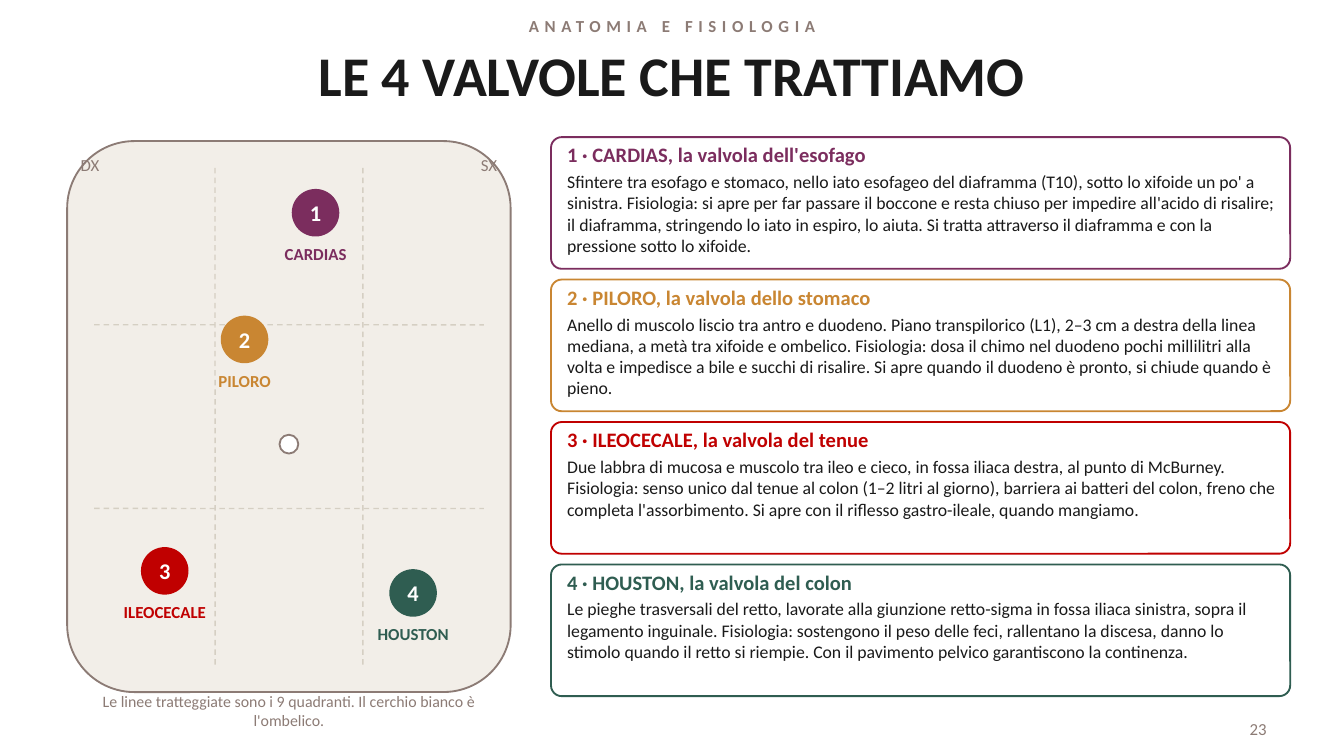
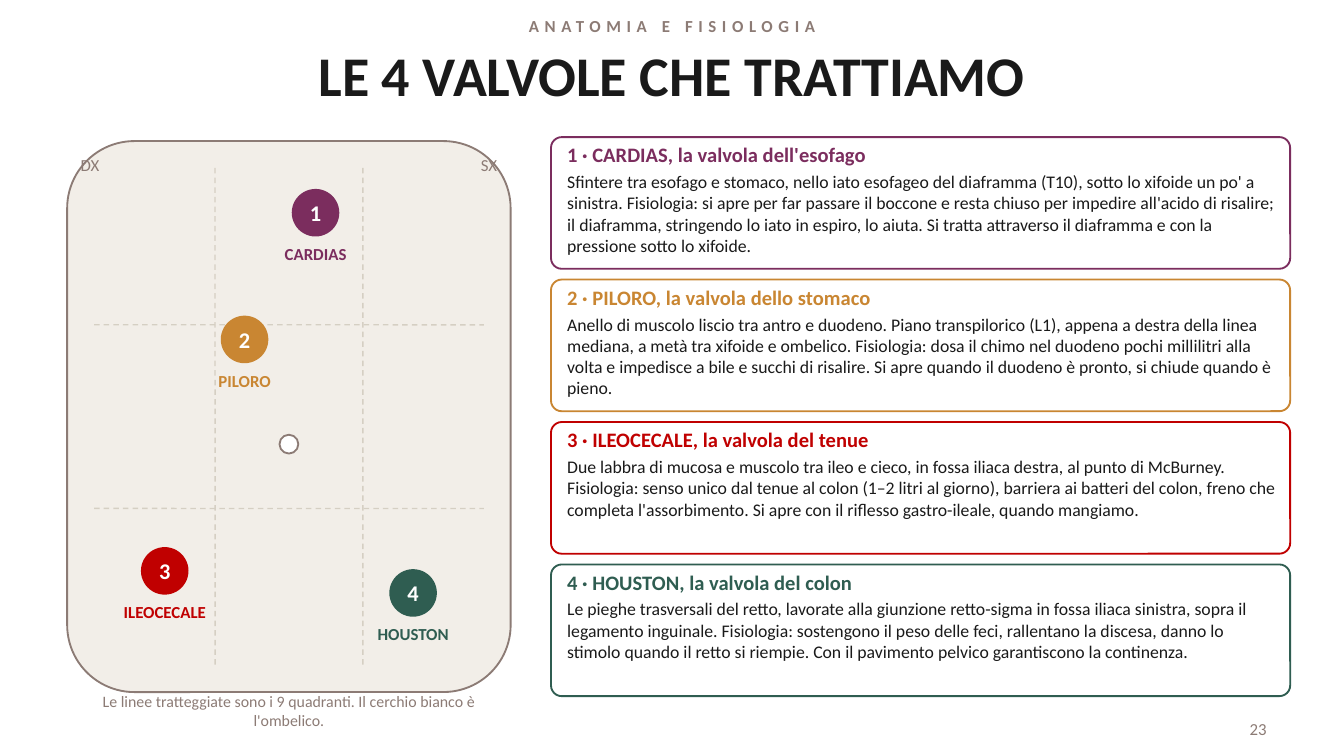
Before and after one commit to davidemcb/kinesiologia-studio, a slide deck: slide 23 of formazione/dispense/viscerale-2-livello.pptx. Drawn at 1344x756 pixels with LibreOffice and Linux fonts; fonts in the diff are those of the drawing. Boxes give left, top, right and bottom in pixels: in the first picture for what was removed or moved away, otherwise in the second. Text is boxed around its words. In the diff, an @@ line names an element or a change of style, - is before the commit and + after.

```diff
--- a/formazione/dispense/viscerale-2-livello.pptx
+++ b/formazione/dispense/viscerale-2-livello.pptx
@@ text at [567, 318, 1271, 397]: text changed @@
-Anello di muscolo liscio tra antro e duodeno. Piano transpilorico (L1), 2–3 cm a destra della linea mediana, a metà tra xifoide e ombelico. Fisiologia: dosa il chimo nel duodeno pochi millilitri alla volta e impedisce a bile e succhi di risalire. Si apre quando il duodeno è pronto, si chiude quando è pieno.
+Anello di muscolo liscio tra antro e duodeno. Piano transpilorico (L1), appena a destra della linea mediana, a metà tra xifoide e ombelico. Fisiologia: dosa il chimo nel duodeno pochi millilitri alla volta e impedisce a bile e succhi di risalire. Si apre quando il duodeno è pronto, si chiude quando è pieno.
```
Also in this commit, not shown: 10 other slides changed, 1 other file.
